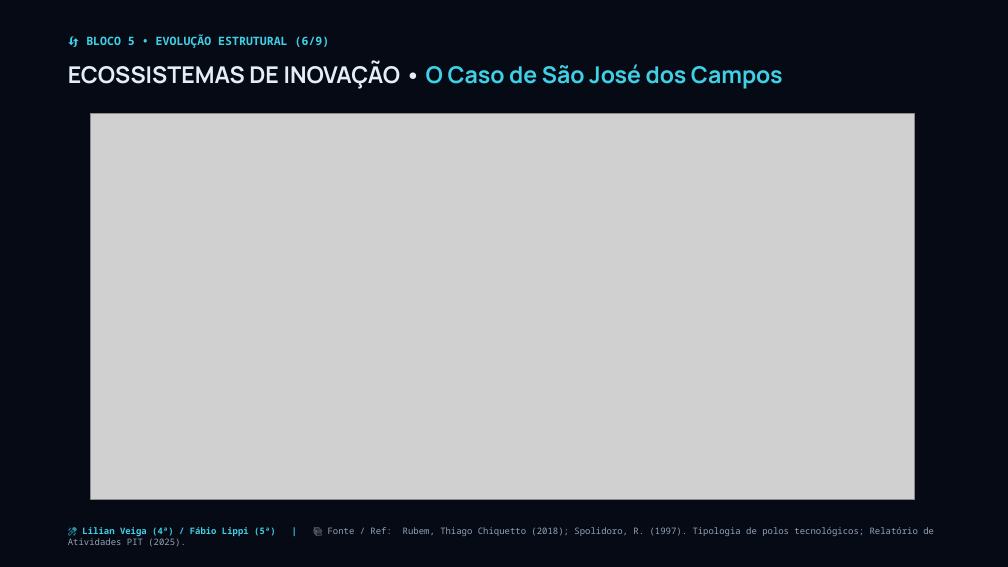
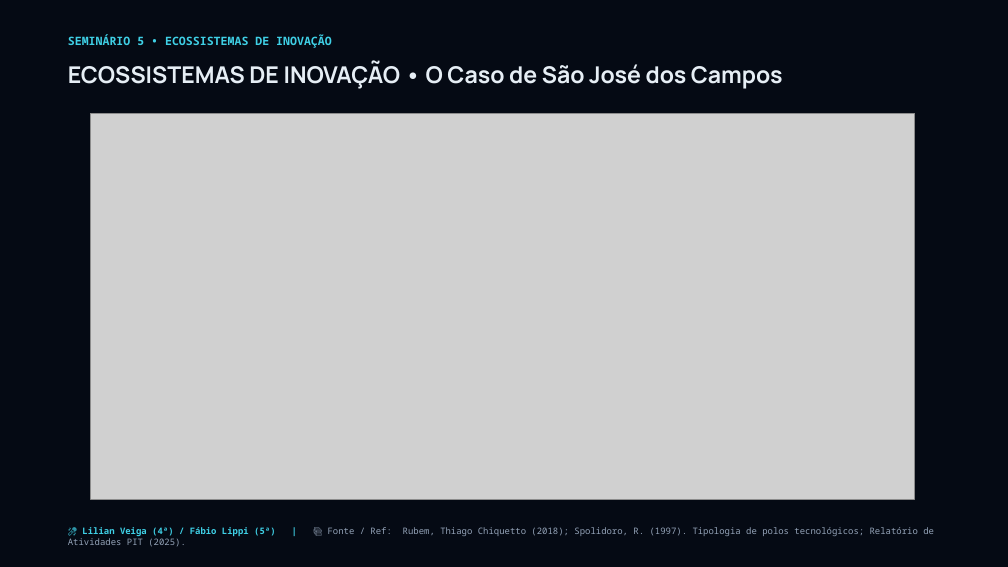
Before and after one commit to josuejofre/seminario-ecossistema-inovacao-pit, a slide deck: slide 29 of Seminario_5_Ecossistemas_Inovacao_Master.pptx. Drawn at 1008x567 pixels with LibreOffice and Linux fonts; fonts in the diff are those of the drawing; grey boxes stand for pictures. Boxes give left, top, right and bottom in pixels: in the first picture for what was removed or moved away, otherwise in the second. Text is boxed around its words. In the diff, an @@ line names an element or a change of style, - is before the commit and + after.

```diff
--- a/Seminario_5_Ecossistemas_Inovacao_Master.pptx
+++ b/Seminario_5_Ecossistemas_Inovacao_Master.pptx
@@ text "ECOSSISTEMAS DE INOVAÇÃO • O ..." at <box>68,62,783,89</box>: text colour #3FD0E6 to #E6EEF5 in "O Caso de São José dos Campos" @@
@@ text at <box>68,34,332,48</box>: text changed @@
-🔄 BLOCO 5 • EVOLUÇÃO ESTRUTURAL (6/9)
+SEMINÁRIO 5 • ECOSSISTEMAS DE INOVAÇÃO
```
Also in this commit, not shown: 8 other slides changed, 3 other files.
